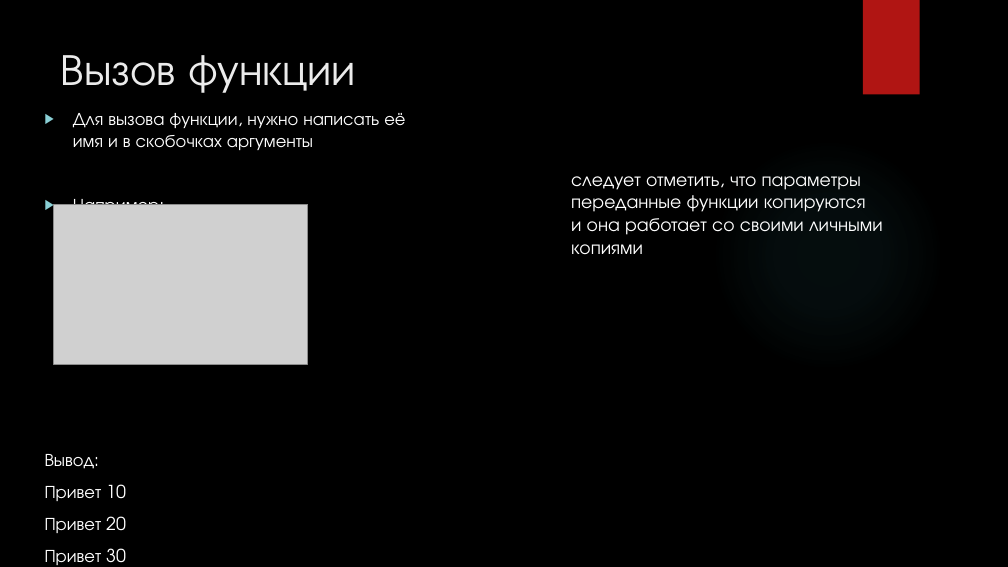
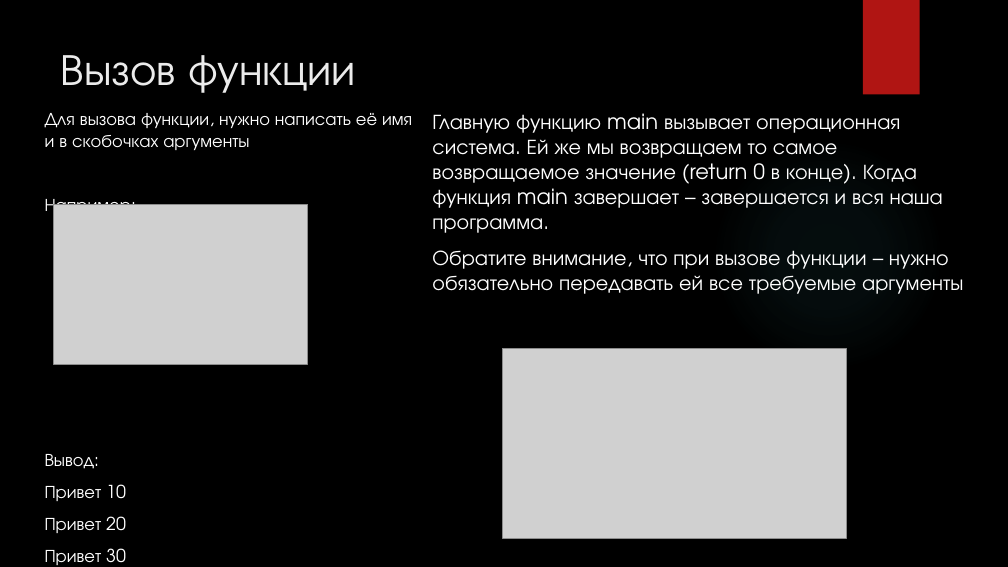
Before and after one commit to cansat-rsce/Organisation, a slide deck: slide 22 of лекции/Лекция1. Программирование на языке Си.pptx (slide 21 before the commit). Drawn at 1008x567 pixels with LibreOffice and Linux fonts; fonts in the diff are those of the drawing; grey boxes stand for pictures; background and template pictures are left out. Boxes give left, top, right and bottom in pixels: in the first picture for what was removed or moved away, otherwise in the second. Text is boxed around its words. In the diff, an @@ line names an element or a change of style, - is before the commit and + after.

```diff
--- a/лекции/Лекция1. Программирование на языке Си.pptx
+++ b/лекции/Лекция1. Программирование на языке Си.pptx
@@ text at [45, 113, 412, 216]: bullet ▶ to none @@
@@ text added at [432, 113, 963, 294], 20 pt, text #FFFFFF @@
+Главную функцию main вызывает операционная система. Ей же мы возвращаем то самое возвращаемое значение (return 0 в конце). Когда функция main завершает – завершается и вся наша программа.
+Обратите внимание, что при вызове функции – нужно обязательно передавать ей все требуемые аргументы
@@ text removed at [571, 176, 883, 254] @@
-следует отметить, что параметры переданные функции копируются
-и она работает со своими личными копиями
@@ picture added at [502, 349, 846, 538] @@
```
Also in this commit, not shown: 8 other slides changed, 22 slides added, 1 slide removed, 3 other files.
